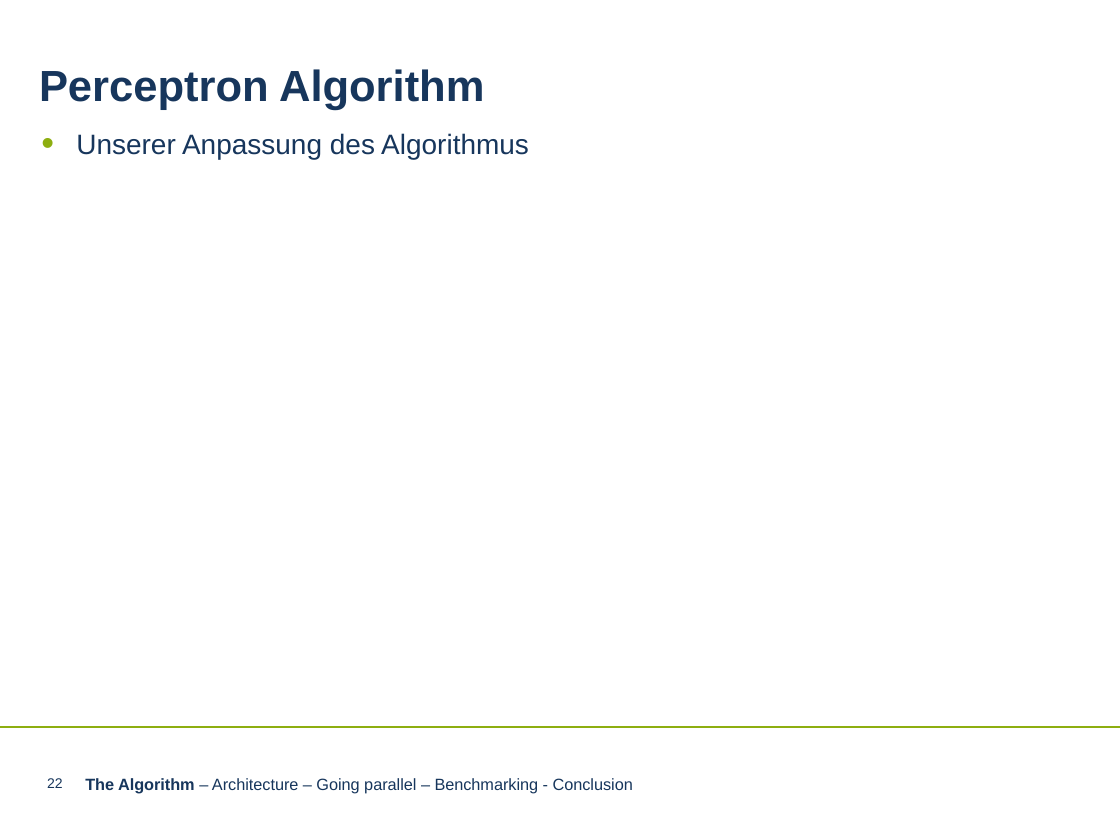
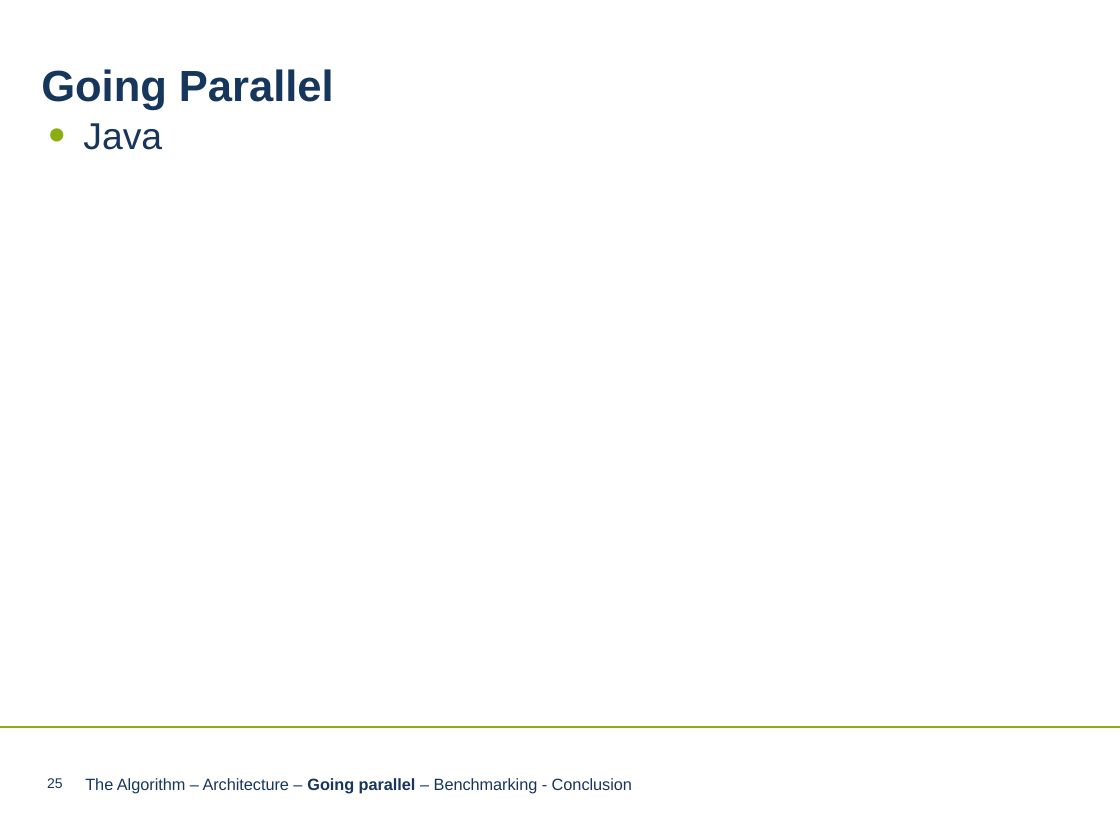
Before and after one commit to LnFlg/Perceptron, a slide deck: slide 25 of Perceptron Algorithm neueres PPT-Format.pptx (slide 22 before the commit). Drawn at 1120x840 pixels with LibreOffice and Linux fonts; fonts in the diff are those of the drawing; background and template pictures are left out. Boxes give left, top, right and bottom in pixels: in the first picture for what was removed or moved away, otherwise in the second. Text is boxed around its words. In the diff, an @@ line names an element or a change of style, - is before the commit and + after.

```diff
--- a/Perceptron Algorithm neueres PPT-Format.pptx
+++ b/Perceptron Algorithm neueres PPT-Format.pptx
@@ text at (41,69,334,110): text changed @@
-Perceptron Algorithm
+Going Parallel
@@ text removed at (76,133,529,159) @@
-• Unserer Anpassung des Algorithmus
@@ text added at (83,123,162,150), 24 pt, text #17365C @@
+• Java
@@ page number at (47,778,63,788): text changed @@
-22
+25
@@ text "The Algorithm – Architecture – ..." at (85,778,632,794): bold off in "The Algorithm"; bold on in "Going parallel" @@
```
Also in this commit, not shown: 26 other slides changed, 4 slides added.
